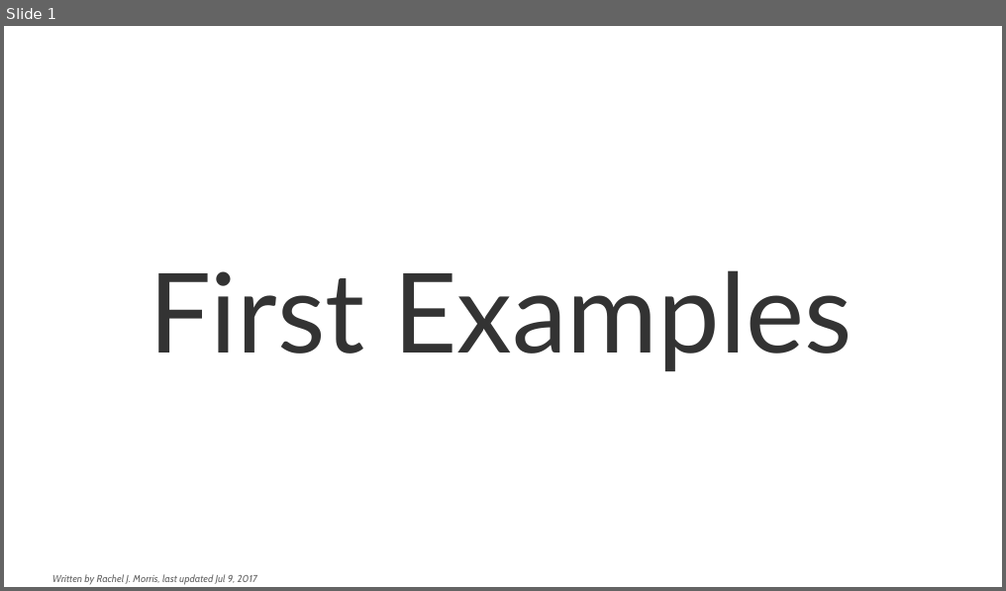
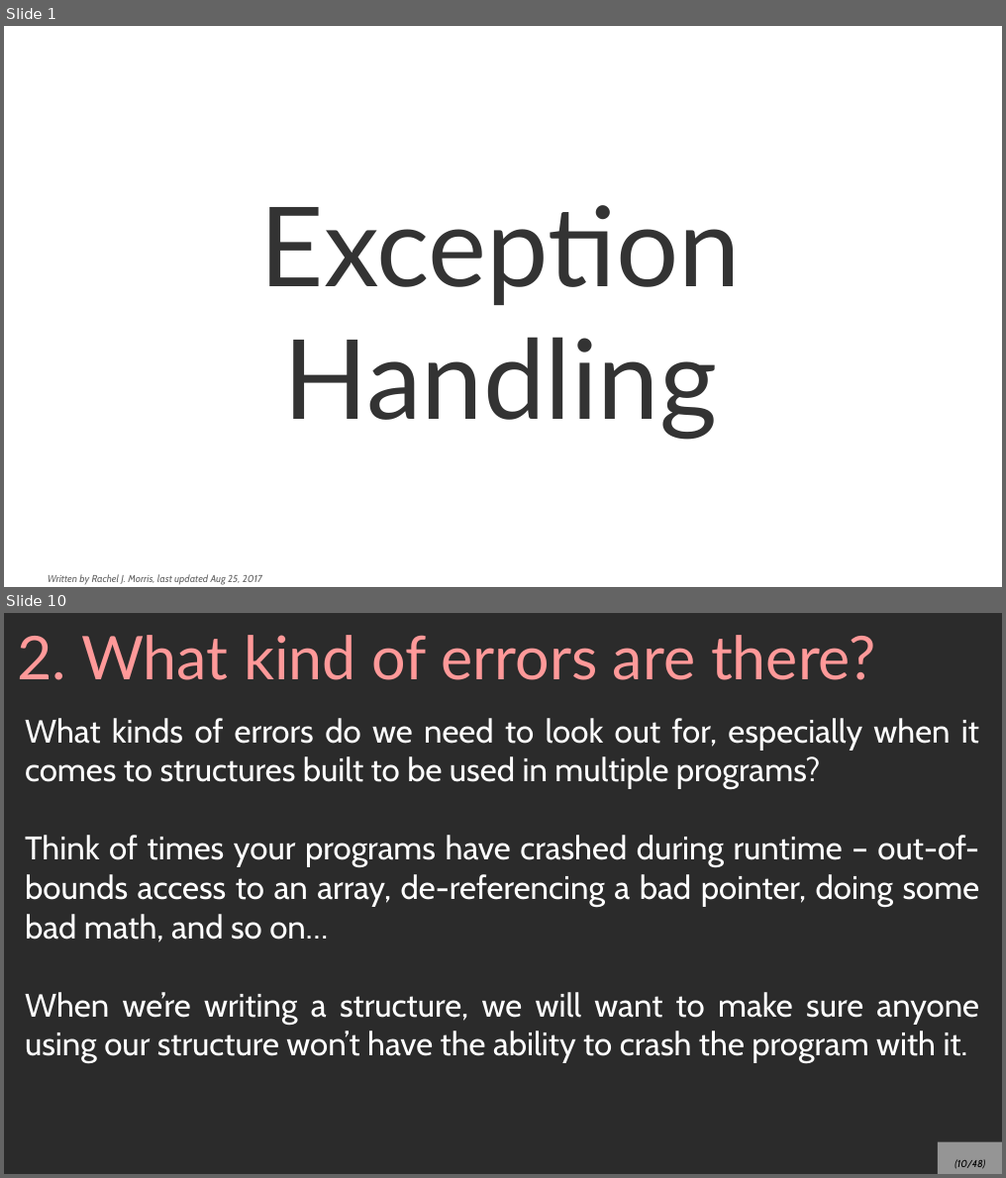
Before and after one commit to mariamhabib/CS250-Data-Structures, a slide deck: Lectures/2_Exception_Handling.odp. Shown one above the other, each under a label of ours: slide 1 before the commit, slides 1 and 10 after it; the slides between them are not shown. The pictures are 1006x591 and 1006x1178 pixels, drawn with LibreOffice and Linux fonts; fonts in the diff are those of the drawing; background and template pictures are left out; a plain dark background stands for a picture behind light text. Boxes give left, top, right and bottom in pixels: in the first picture for what was removed or moved away, otherwise in the second. Text is boxed around its words. In the diff, an @@ line names an element or a change of style, - is before the commit and + after.

Commit message:
Exception handling slides

```diff
--- a/Lectures/2_Exception_Handling.odp
+++ b/Lectures/2_Exception_Handling.odp
@@ slide 10 added at <box>4,613,1002,1174</box>, background picture (left out) @@
@@ title added at <box>18,635,876,680</box>, 48 pt, text #FF9999 @@
+2. What kind of errors are there?
@@ text added at <box>25,718,980,1063</box>, 26 pt, text #FFFFFF @@
+What kinds of errors do we need to look out for, especially when it comes to structures built to be used in multiple programs?
+Think of times your programs have crashed during runtime – out-of-bounds access to an array, de-referencing a bad pointer, doing some bad math, and so on…
+When we’re writing a structure, we will want to make sure anyone using our structure won’t have the ability to crash the program with it.
@@ page number added at <box>938,1143,1002,1174</box>, fill #FFFFFF at 50% opacity, 8 pt, text #000000, italic @@
+(10/48)
@@ slide 1 changed as well @@
@@ title at <box>260,205,741,440</box>: text changed @@
-First Examples
+Exception Handling
@@ text at <box>48,574,262,585</box>: text changed @@
-Written by Rachel J. Morris, last updated Jul 9, 2017
+Written by Rachel J. Morris, last updated Aug 25, 2017
```
Also in this commit, not shown: 46 other slides added, 4 slides removed, 49 other files.
